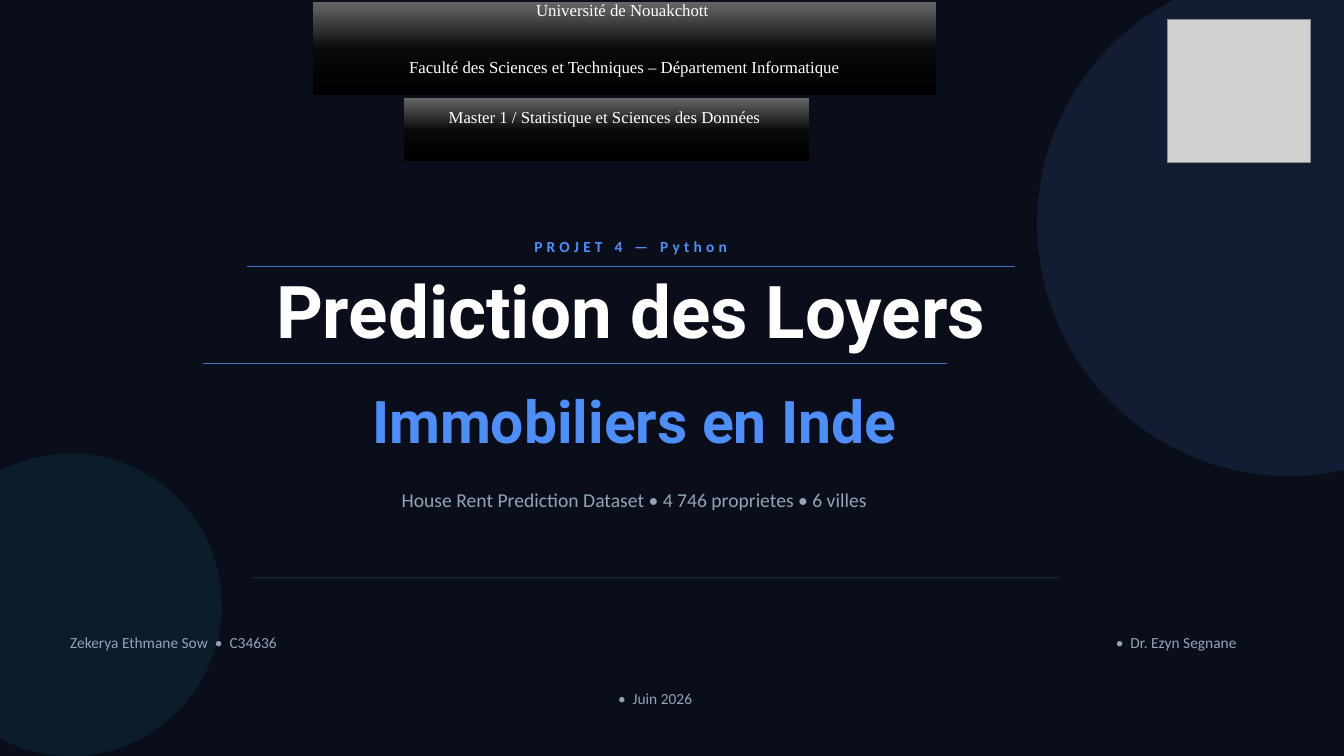
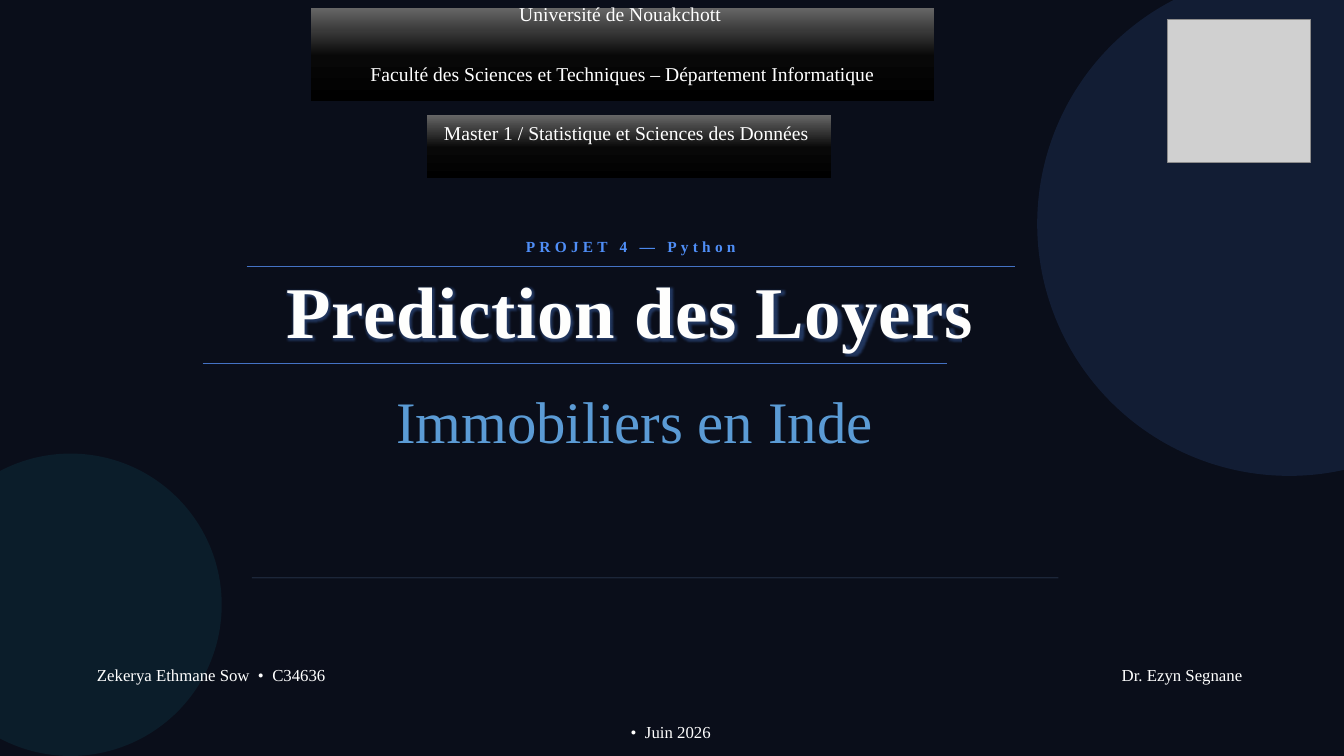
Before and after one commit to Zekerya001/projet_4_Zekerya, a slide deck: slide 1 of presentation_loyers.pptx. Drawn at 1344x756 pixels with LibreOffice and Linux fonts; fonts in the diff are those of the drawing; grey boxes stand for pictures. Boxes give left, top, right and bottom in pixels: in the first picture for what was removed or moved away, otherwise in the second. Text is boxed around its words. In the diff, an @@ line names an element or a change of style, - is before the commit and + after.

Commit message:
projet_python

```diff
--- a/presentation_loyers.pptx
+++ b/presentation_loyers.pptx
@@ rectangle "Université de Nouakchott": place and size @@
-rectangle "Université de Nouakchott" at [313,2,936,95]
+rectangle "Université de Nouakchott" at [312,8,935,101]
@@ rectangle "Université de Nouakchott" at [312,8,935,101]: size 12 to 14 pt @@
@@ rectangle "Master 1 / Statistique et ..." at [426,115,831,178]: size 12 to 14 pt @@
@@ rectangle "Master 1 / Statistique et ...": place and size @@
-rectangle "Master 1 / Statistique et ..." at [404,98,809,161]
+rectangle "Master 1 / Statistique et ..." at [426,115,831,178]
@@ text "PROJET 4 — Python" at [526,241,735,255]: font Calibri to Times New Roman @@
@@ text "Prediction des Loyers" at [287,287,973,353]: font Roboto to Times New Roman, text colour #FFFFFF to #FEFEFE, letter spacing 0 to 0.5 pt, letter outline none to #4472C4 0.75 pt @@
@@ text "Immobiliers en Inde" at [396,402,872,444]: font Roboto to Times New Roman, text colour #4F8EF7 to gradient #1F4E79 to #5B9BD5 to #9DC3E6, bold off @@
@@ text removed at [402,493,867,510] @@
-House Rent Prediction Dataset • 4 746 proprietes • 6 villes
@@ text "Zekerya Ethmane Sow • C34636 ...": place and size @@
-text "Zekerya Ethmane Sow • C34636 ..." at [70,637,1236,704]
+text "Zekerya Ethmane Sow • C34636 ..." at [97,669,1242,738]
@@ text at [97,669,1242,685]: text changed; size 11 to 12 pt; font Calibri to Times New Roman; text colour #94A3B8 to #FFFFFF @@
-Zekerya Ethmane Sow • C34636 • Dr. Ezyn Segnane
+Zekerya Ethmane Sow • C34636 Dr. Ezyn Segnane
@@ text at [645,727,711,738]: size 11 to 12 pt, font Calibri to Times New Roman, text colour #94A3B8 to #FFFFFF in "• Juin 2026" @@
```
Also in this commit, not shown: 8 other slides changed, 1 slide added, 1 other file.
